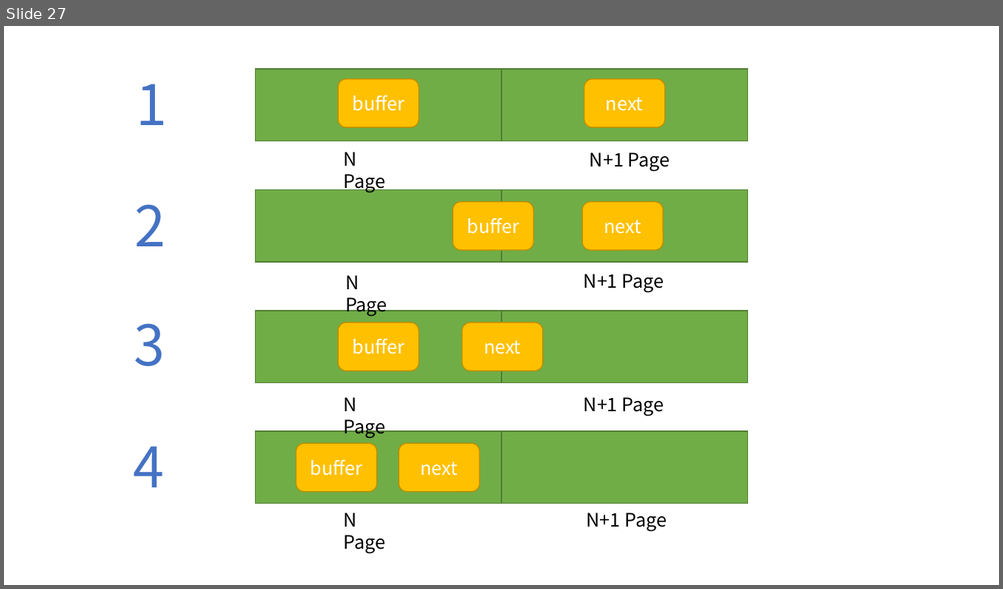
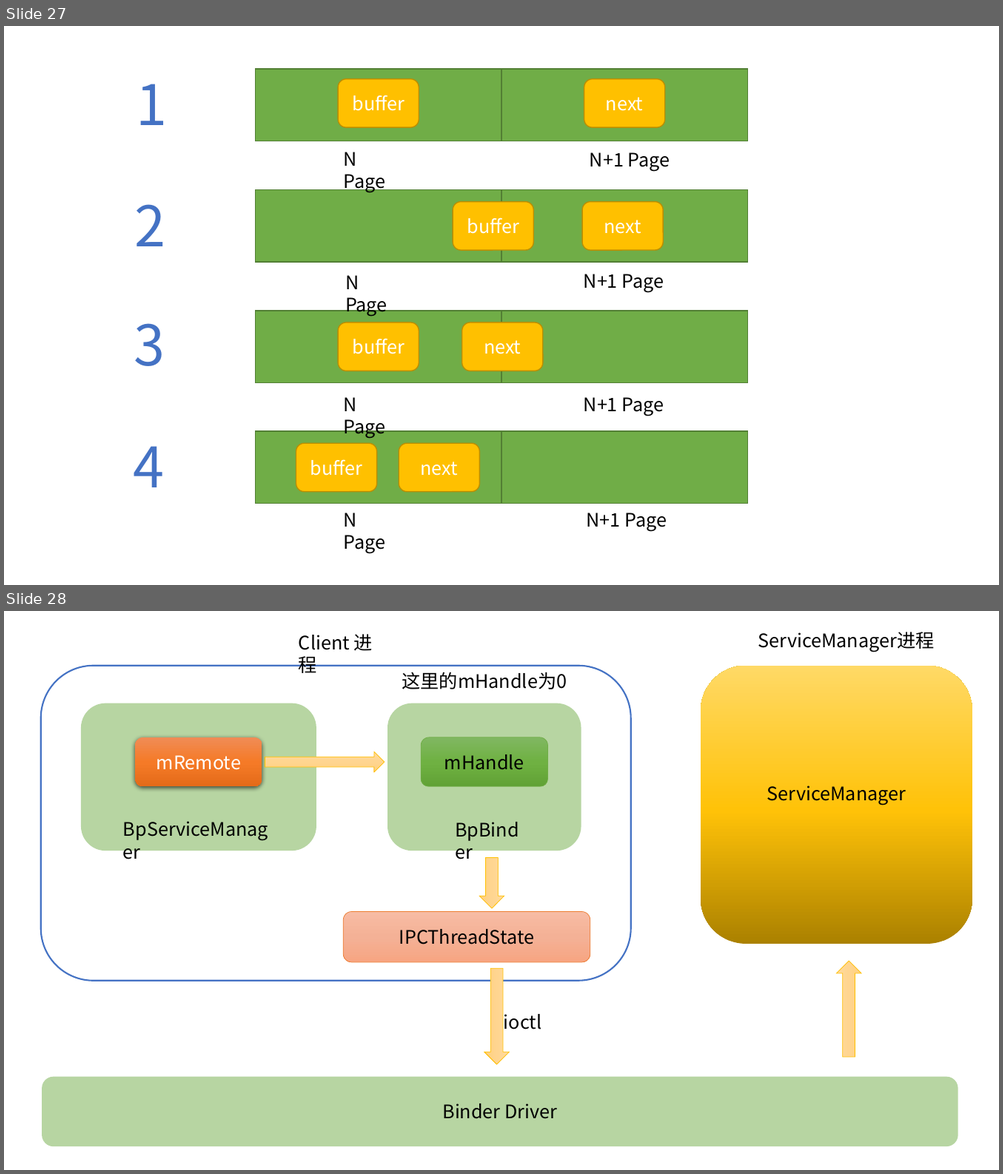
Before and after one commit to lihaoAd/Note, a slide deck: android/binder/binder.pptx. Shown one above the other, each under a label of ours: slide 27 before the commit, slides 27 and 28 after it. The pictures are 1003x589 and 1003x1174 pixels, drawn with LibreOffice and Linux fonts; fonts in the diff are those of the drawing. Boxes give left, top, right and bottom in pixels: in the first picture for what was removed or moved away, otherwise in the second. Text is boxed around its words. In the diff, an @@ line names an element or a change of style, - is before the commit and + after.

```diff
--- a/android/binder/binder.pptx
+++ b/android/binder/binder.pptx
@@ slide 28 added at [4,611,999,1170], background #FFFFFF @@
@@ text added at [758,632,934,652], 18 pt, text #000000 @@
+ServiceManager进程
@@ text added at [299,634,373,673], 18 pt, text #000000 @@
+Client 进程
@@ rounded rectangle added at [40,666,631,981], outline #4472C4 1.5 pt @@
@@ text added at [401,672,566,689], 18 pt, text #000000 @@
+这里的mHandle为0
@@ rounded rectangle added at [701,666,973,944], fill gradient #AB8100 to #FFC208 to #FFD966, 18 pt, text #000000 @@
+ServiceManager
@@ rounded rectangle added at [81,703,316,851], fill #70AD47 at 50% opacity @@
@@ rounded rectangle added at [387,703,581,851], fill #70AD47 at 50% opacity @@
@@ rounded rectangle added at [135,737,262,786], fill gradient #F18C57 to #F67B28 to #E56C19, 18 pt, text #FFFFFF @@
+mRemote
@@ rounded rectangle added at [421,737,548,786], fill gradient #81B861 to #6FB242 to #62A336, outline #70AD47 0.5 pt, 18 pt, text #000000 @@
+mHandle
@@ right arrow added at [265,752,384,772], fill gradient #FFDB9E to #FFD590 to #FFD07C, outline #FFC000 0.5 pt @@
@@ text added at [116,814,282,844], 18 pt, text #000000 @@
+BpServiceManager
@@ text added at [448,815,536,845], 18 pt, text #000000 @@
+BpBinder
@@ right arrow added at [480,857,504,908], fill gradient #FFDB9E to #FFD590 to #FFD07C, outline #FFC000 0.5 pt @@
@@ rounded rectangle added at [344,911,590,963], fill gradient #F7BDA5 to #F5B196 to #F8A582, outline #ED7D31 0.5 pt, 18 pt, text #000000 @@
+IPCThreadState
@@ right arrow added at [836,961,861,1057], fill gradient #FFDB9E to #FFD590 to #FFD07C, outline #FFC000 0.5 pt @@
@@ right arrow added at [484,968,509,1065], fill gradient #FFDB9E to #FFD590 to #FFD07C, outline #FFC000 0.5 pt @@
@@ text added at [504,1014,541,1030], 18 pt, text #000000 @@
+ioctl
@@ rounded rectangle added at [42,1077,959,1147], fill #70AD47 at 50% opacity, 18 pt, text #000000 @@
+Binder Driver
```
Also in this commit, not shown: 2 other files.
